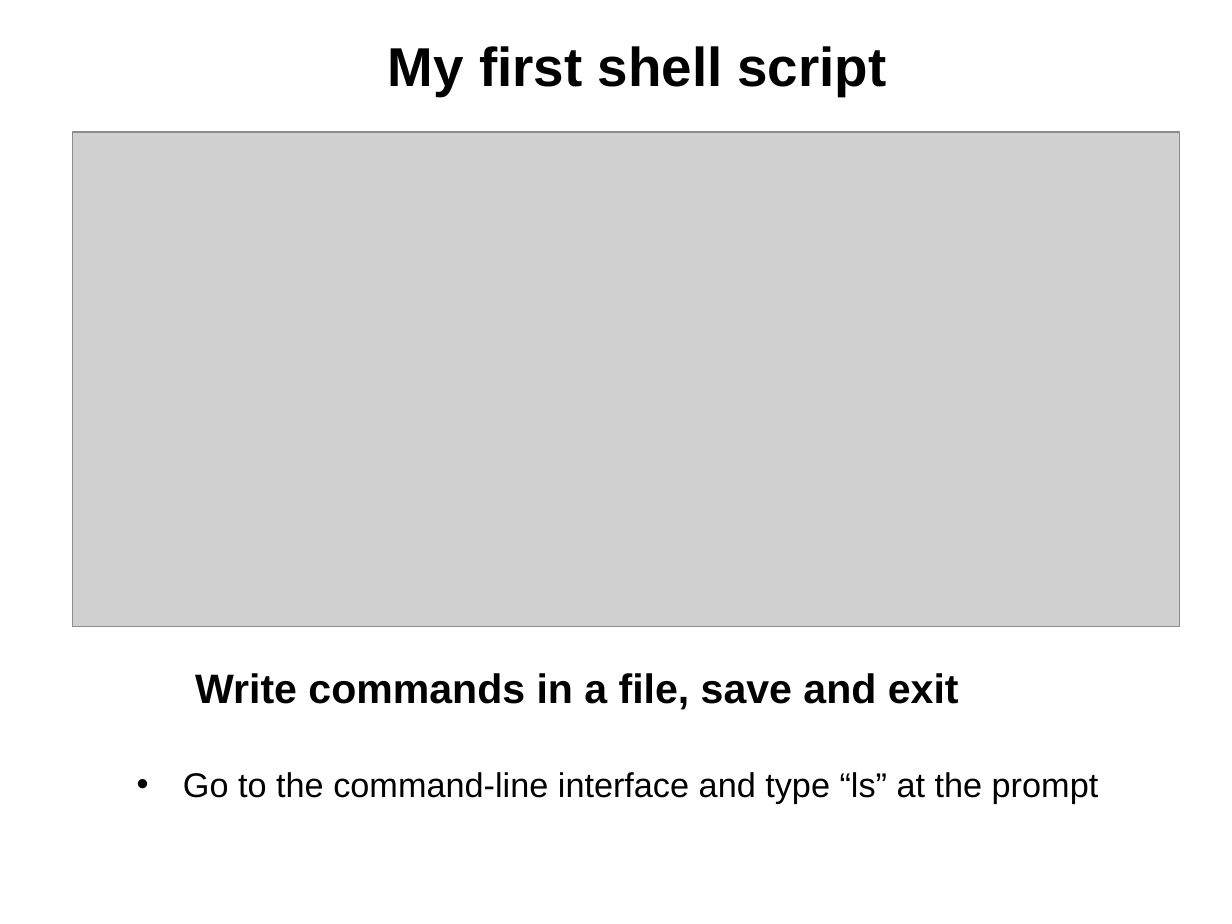
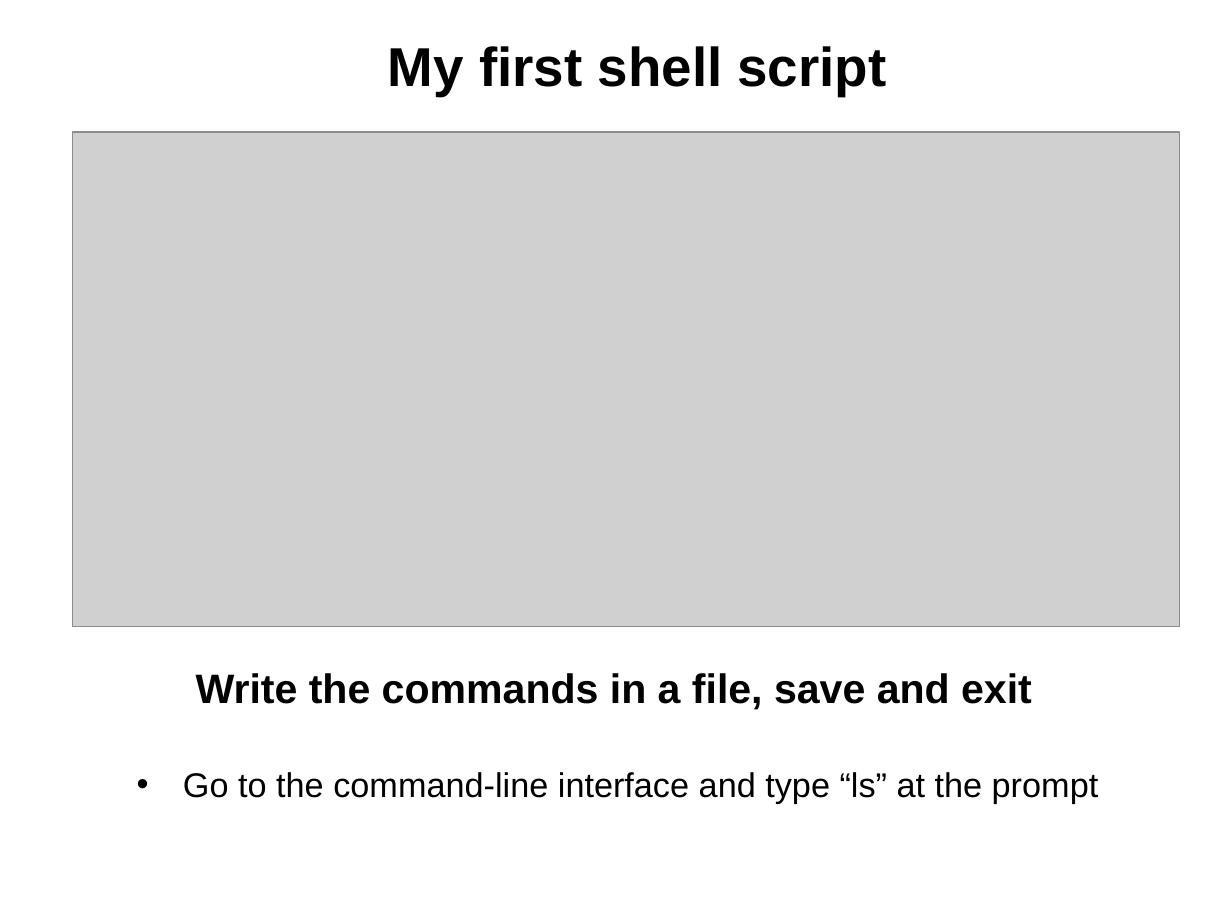
Before and after one commit to aidanbudd/ppisnd, a slide deck: slide 39 of trainingMaterial/allegraVia/linux_command_line/Unix-Theory-EMBO-Budapest.ppt. Drawn at 1232x924 pixels with LibreOffice and Linux fonts; fonts in the diff are those of the drawing; grey boxes stand for pictures. Boxes give left, top, right and bottom in pixels: in the first picture for what was removed or moved away, otherwise in the second. Text is boxed around its words. In the diff, an @@ line names an element or a change of style, - is before the commit and + after.

```diff
--- a/trainingMaterial/allegraVia/linux_command_line/Unix-Theory-EMBO-Budapest.ppt
+++ b/trainingMaterial/allegraVia/linux_command_line/Unix-Theory-EMBO-Budapest.ppt
@@ text at (196, 673, 1032, 710): text changed @@
-Write commands in a file, save and exit
+Write the commands in a file, save and exit
```
Also in this commit, not shown: 5 other slides changed, 2 slides added.
